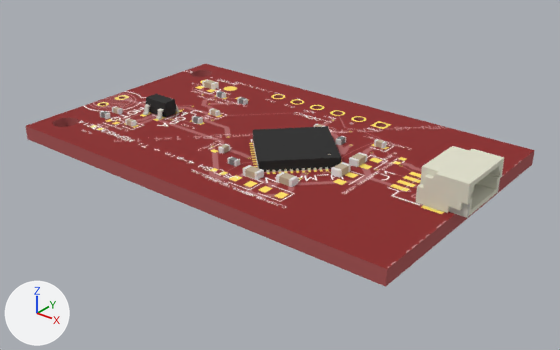
Two versions of the glTF model public/viewer/jst-sh__mspm33c321a__photodiode/3d.glb, one commit apart.
Rendered twice from a 50 mm lens placed at (42.2, -51.4, 29.0), pointed at (2.0, -1.1, -2.2). The axes (+X, +Y, +Z) are drawn at lower left. The lights are the same throughout. The picture after the commit comes second.

Objects in the first picture: 'Box0', 'C_FB', 'C_MAIN_2', 'C_MSPM33_VBAT', 'C_MSPM33_VCORE', 'C_MSPM33_VDD_BULK', 'C_MSPM33_VREF', 'C_REF', 'J1', 'R_FB', 'R_MSPM33_BSL', 'R_REF_TOP', 'R_RESET', 'U_MAIN', 'U_OPA' and 5 more.
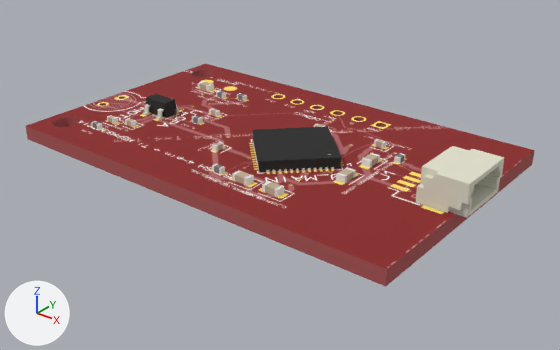
Location of each change, (x1, y1, x2, y2) in pixels of the pictures (560 x 350 px):
'C_MSPM33_VREF', moved
    before: (276, 172, 298, 187)
    after: (262, 181, 284, 197)
'C_MSPM33_VDD_BULK', moved
    before: (243, 165, 264, 180)
    after: (232, 170, 254, 185)
'C_MSPM33_VCORE', moved
    before: (331, 162, 351, 178)
    after: (336, 167, 356, 183)
'C_MSPM33_VBAT', moved
    before: (349, 152, 368, 167)
    after: (361, 153, 380, 168)
'R_MSPM33_BSL', moved
    before: (227, 156, 240, 167)
    after: (212, 164, 225, 174)
'C_REF', moved
    before: (202, 79, 219, 90)
    after: (198, 81, 214, 92)
'R_RESET', moved
    before: (335, 136, 346, 145)
    after: (394, 153, 406, 163)
'C_MAIN_2', moved
    before: (218, 144, 230, 154)
    after: (212, 142, 224, 152)
'R_FB', moved
    before: (100, 111, 111, 119)
    after: (91, 121, 103, 130)
'C_FB', moved
    before: (112, 106, 123, 115)
    after: (107, 115, 118, 124)
'R_REF_TOP', moved
    before: (237, 97, 248, 105)
    after: (237, 93, 247, 101)

The change, as a list of edits to the scene's bpy script:
```text
Change ob_r_reset:
    ob_r_reset.location: (5.8, 3.0, 0.7) -> (12.0, 3.0, 0.7)
Change ob_c_main_2:
    ob_c_main_2.location: (-1.25, -5.0, 0.7) -> (-2.0, -5.0, 0.7)
Change ob_c_mspm33_vdd_bulk:
    ob_c_mspm33_vdd_bulk.location: (4.0, -7.2, 0.7) -> (4.0, -8.5, 0.7)
Change ob_c_mspm33_vbat:
    ob_c_mspm33_vbat.location: (9.4, 0.4, 0.7) -> (10.3, 1.0, 0.7)
Change ob_c_mspm33_vcore:
    ob_c_mspm33_vcore.location: (9.4, -2.2, 0.7) -> (10.3, -2.8, 0.7)
Change ob_r_mspm33_bsl:
    ob_r_mspm33_bsl.location: (1.2, -6.5, 0.7) -> (1.2, -8.4, 0.7)
Change ob_c_mspm33_vref:
    ob_c_mspm33_vref.location: (7.0, -6.45, 0.7) -> (7.2, -8.5, 0.7)
Change ob_r_ref_top:
    ob_r_ref_top.location: (-8.0, 5.2, 0.7) -> (-8.8, 6.0, 0.7)
Change ob_c_ref:
    ob_c_ref.location: (-14.0, 6.75, 0.7) -> (-14.0, 6.0, 0.7)
Change ob_r_fb:
    ob_r_fb.location: (-16.0, -6.25, 0.7) -> (-14.5, -8.5, 0.7)
Change ob_c_fb:
    ob_c_fb.location: (-16.0, -4.7, 0.7) -> (-14.5, -6.6, 0.7)
```
